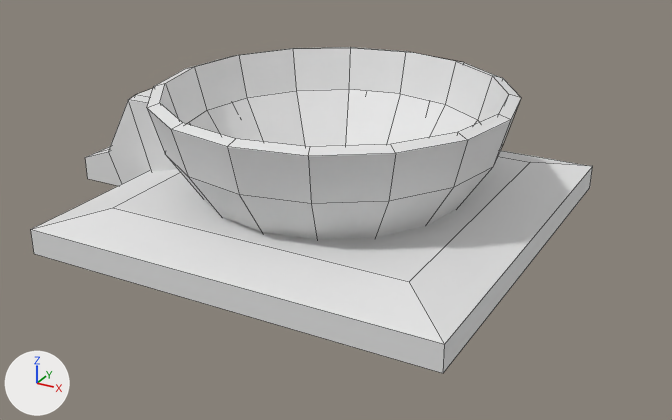
The Blender file Defenders/Assets/BlenderFiles/TurretBase.blend: old version first, new version second.
Camera for both pictures: a 50 mm lens placed at (3.27, -5.91, 3.03), pointed at (0.1, -0.14, 0.15). Every picture has the same lights, and +X, +Y and +Z are marked at lower left. Mesh edges are drawn as thin lines.

Script lines for the objects in view, before the commit:
```python
me_cube_001 = bpy.data.meshes.new('Cube.001')
me_cube_001.from_pydata(...)  # 12 vertices, 10 faces; spans x -1.61..1.61, y -1.61..1.61, z 0.0..0.3
me_cube_002 = bpy.data.meshes.new('Cube.002')
me_cube_002.from_pydata(...)  # 32 vertices, 30 faces; spans x -1.0..2.2, y -0.6..0.6, z -0.6..1.0
me_cube_003 = bpy.data.meshes.new('Cube.003')
me_cube_003.from_pydata(...)  # 32 vertices, 30 faces; spans x -4.61..-1.4, y -0.6..0.6, z 0.0..1.6
ob_cube = bpy.data.objects.new('Cube', me_cube_001)
ob_cube.location = (0.0, 0.0, 0.0)
ob_cube_001 = bpy.data.objects.new('Cube.001', me_cube_002)
ob_cube_001.location = (-1.8, 0.0, 0.3)
ob_cube_001.scale = (0.499, 0.499, 0.499)
ob_cube_002 = bpy.data.objects.new('Cube.002', me_cube_003)
ob_cube_002.location = (0.0, 0.0, 0.0)
ob_cube_002.rotation_euler = (0.0, 0.0, -1.571)  # degrees (0, 0, -90)
ob_cube_002.scale = (0.499, 0.499, 0.499)
# also in view: 'Sphere.001' at (0.0, 0.0, 0.64)
```
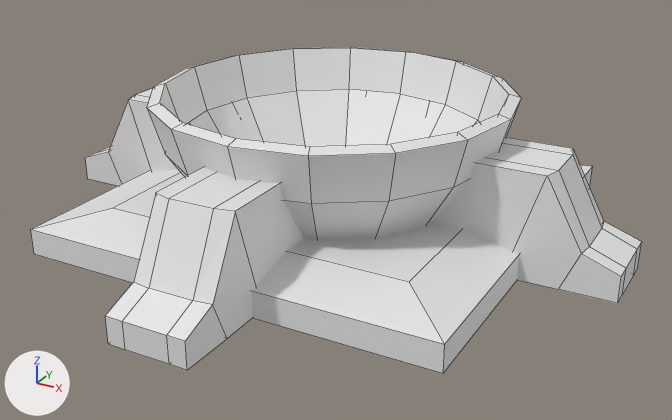
What differs and where, as boxes (x1, y1, x2, y2) in the pictures (672 x 420 px):
'Cube.002', modifiers changed (not visible before): after (105, 168, 303, 370)
'Cube.001', moved, modifiers changed: before (85, 88, 178, 186); after (85, 88, 641, 303)

What the commit changed:
me_cube_002 has 32 vertices, 30 faces and spans x -1.0..2.2, y -0.6..0.6, z -0.6..1.0.
me_cube_002 is used by ob_cube_001; location (-1.8, 0.0, 0.3); scale (0.499, 0.499, 0.499).
me_cube_002 part 1: the whole mesh is moved by (-3.61, 0.0, 0.6).
Object 'Cube.001' (ob_cube_001) moves from (-1.8, 0.0, 0.3) to (0.0, 0.0, 0.0).
Object 'Cube.001' (ob_cube_001) gains a MIRROR modifier named 'Mirror'.
Object 'Cube.002' (ob_cube_002) gains a MIRROR modifier named 'Mirror'.
